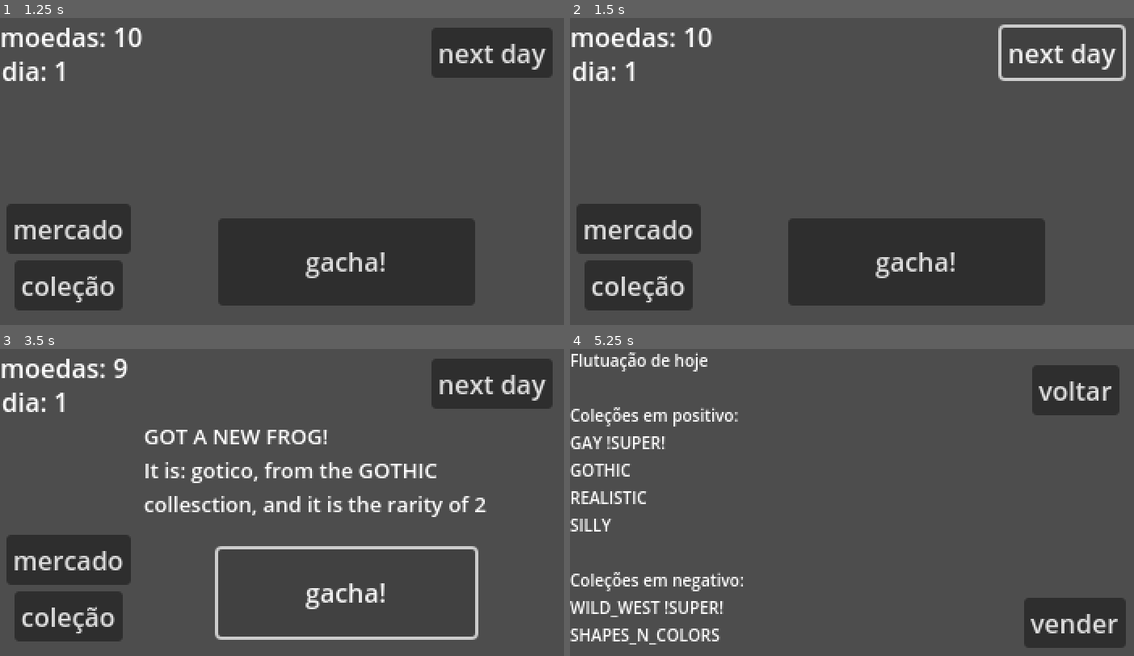
Above: before the commit, frames 1-4 (two rows, left to right).
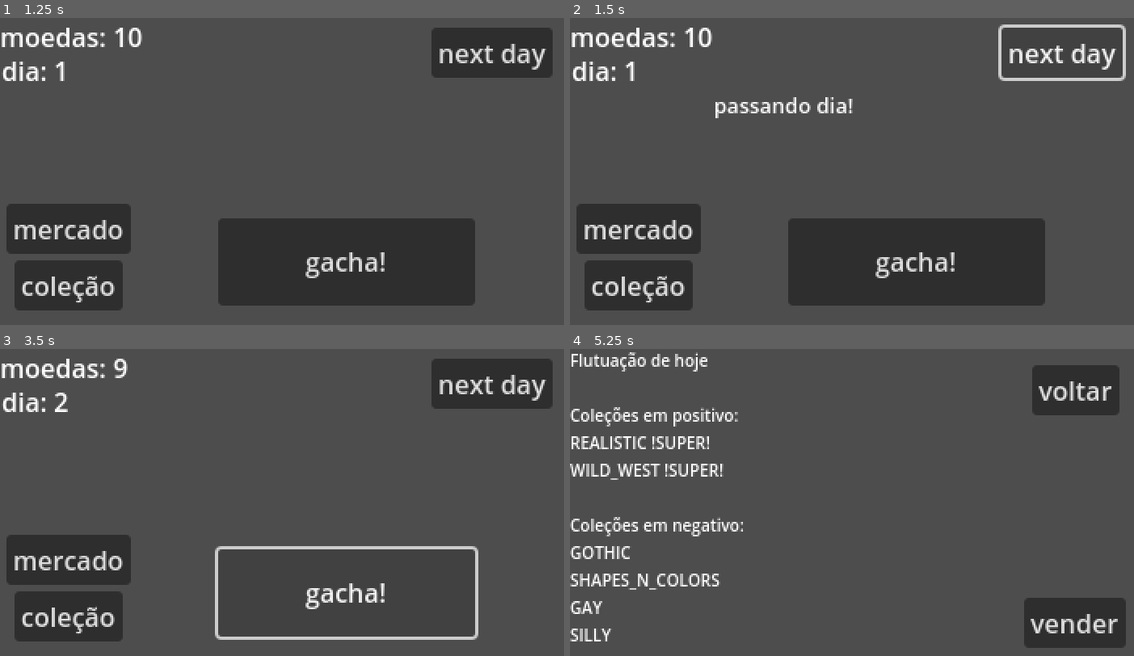
Above: after the commit, the same moments.

Repository: cosmicfoxgames/sapopon
Game: Godot game, scene res://scenes/game_master.tscn
The game is run twice, just before and just after one commit, with the same random seed, the same clock (stepped at 60 frames per second) and the same inputs.
Inputs:
- Up to frame 1 (1.25 s): click "começar jogo" at 0.5 s
- Up to frame 2 (1.5 s): click "next day" at 1.25 s
- Up to frame 3 (3.5 s): click "next day" at 2 s; click "gacha!" at 2.75 s
- Up to frame 4 (5.25 s): click "coleção" at 3.5 s; click "voltar" at 4.25 s; click "mercado" at 5 s

Frame 1 is identical in both runs. In frame 2, 0.6% of the frame differs, in the area x 25-51%, y 25-33%; in frame 3, 3.5%; in frame 4, 4.8%, in the area x 0-31%, y 28-97%.

Commit message:
fixed the collection value calculations

Diff:
--- a/resources/frog_resources/cowboy.tres
+++ b/resources/frog_resources/cowboy.tres
@@ -6,4 +6,4 @@
 script = ExtResource("1_ogbbl")
 id = "cowboy"
 colection = 1
-frog_rarity = 1
+frog_rarity = 0
--- a/scene objects/upper_ui_gacha.gd
+++ b/scene objects/upper_ui_gacha.gd
@@ -52,3 +52,7 @@
 #botão ir pra coleção
 func _on_button_3_button_down() -> void:
 	GlobalSignals.change_scene.emit(load(GameData.scene_paths[GameData.SCENES.COLLECTION]))
+
+#botão ir para proximo dia
+func _on_button_2_button_down() -> void:
+	GlobalSignals.advance_day.emit()
--- a/scene objects/upper_ui_gacha.tscn
+++ b/scene objects/upper_ui_gacha.tscn
@@ -68,5 +68,6 @@
 autowrap_mode = 3
 
 [connection signal="button_down" from="Button" to="." method="_on_button_button_down"]
+[connection signal="button_down" from="Button2" to="." method="_on_button_2_button_down"]
 [connection signal="button_down" from="Button3" to="." method="_on_button_3_button_down"]
 [connection signal="button_down" from="Button4" to="." method="_on_button_4_button_down"]
--- a/scenes/gacha_master.gd
+++ b/scenes/gacha_master.gd
@@ -3,16 +3,34 @@
 @onready var upper_ui = %upper_ui_gacha
 
 func _ready() -> void:
+	connect_all_signals()
 	upper_ui.set_ui(PlayerData.current_money, PlayerData.currnt_day)
 
 func _process(delta: float) -> void:
 	pass
 
+func connect_all_signals():
+	GlobalSignals.advance_day.connect(_on_advance_day)
+
 func get_new_frog():
 	var new_frog = GameData.pick_new_random_frog_from_gacha()
 	GlobalSignals.print_to_console.emit("GOT A NEW FROG!\nIt is: " + new_frog.id + ", from the " + GameData.FROG_COLECTIONS.keys()[new_frog.colection] + " collesction, and it is the rarity of " + str(new_frog.frog_rarity))
+
+func advance_day():
+	print("veio pro advance day")
+	upper_ui.print_to_console("passando dia!")
+	await get_tree().create_timer(2).timeout
+	upper_ui.print_to_console("")
+
+	GameData.set_market_fluctuation_for_today()
+	PlayerData.currnt_day += 1
+
+	upper_ui.set_ui(PlayerData.current_money, PlayerData.currnt_day)
 
 #signals
 
 func _on_upper_ui_gacha_spin_gacha_signal(many: Variant) -> void:
 	get_new_frog()
+
+func _on_advance_day():
+	advance_day()
--- a/scripts/frog_template.gd
+++ b/scripts/frog_template.gd
@@ -9,4 +9,4 @@
 
 
 func get_value():
-	return(frog_rarity * frog_rarity)
+	return((frog_rarity + 1) * (frog_rarity + 1))
--- a/scripts/game_data.gd
+++ b/scripts/game_data.gd
@@ -77,30 +77,40 @@
 
 func get_collection_value():
 	print("veio pro get_collection_value")
+	print(PlayerData.today_market_fluctuation)
+	print(PlayerData.current_collection)
 	var valor = 0
 
 	for i in PlayerData.current_collection:
 		var frog = load(GameData.FROG_TEMPLATE_PATH % i)
-		if PlayerData.today_market_fluctuation[0].has(i):
-			#coleção do sapo é uma flutuiação positiva
-			if PlayerData.today_market_fluctuation[2].has(i):
-				#coleção é uma super influencia
+		print("sapo é: " + i + ", com valor de: " + str(frog.get_value()))
+		print(frog.colection)
+
+		#coleção do sapo é uma flutuiação positiva
+		if PlayerData.today_market_fluctuation[0].has(GameData.FROG_COLECTIONS.keys()[frog.colection]):
+			#coleção é uma super influencia
+			if PlayerData.today_market_fluctuation[2].has(GameData.FROG_COLECTIONS.keys()[frog.colection]):
+				print("sapo é super flutuação positiva")
 				valor += frog.get_value() * 8
+			#coleção não é uma super influencia
 			else:
-				#coleção não é uma super influencia
+				print("sapo é flutuação positiva")
 				valor += frog.get_value() * 2
 
-		elif PlayerData.today_market_fluctuation[1].has(i):
-			#coleção do sapo é uma flutuiação negativa
-			if PlayerData.today_market_fluctuation[2].has(i):
-				#coleção é uma super influencia
+		#coleção do sapo é uma flutuiação negativa
+		elif PlayerData.today_market_fluctuation[1].has(GameData.FROG_COLECTIONS.keys()[frog.colection]):
+			#coleção é uma super influencia
+			if PlayerData.today_market_fluctuation[2].has(GameData.FROG_COLECTIONS.keys()[frog.colection]):
+				print("sapo é super flutuação negativa")
 				valor += frog.get_value() * -8
+			#coleção não é uma super influencia
 			else:
-				#coleção não é uma super influencia
+				print("sapo é flutuação negativa")
 				valor += frog.get_value() * -2
 
+		#coleção não tá nas flutuações de hj
 		else:
-			#coleção não tá nas flutuações de hj
+			print("sapo não tá em flutuação")
 			valor += frog.get_value()
 
 	PlayerData.current_collection_value = valor
--- a/scripts/global_signals.gd
+++ b/scripts/global_signals.gd
@@ -3,6 +3,7 @@
 signal print_to_console(txt : String)
 
 signal change_scene(scene : PackedScene)
+signal advance_day()
 
 signal play_music(which)
 signal play_sfx(which)
